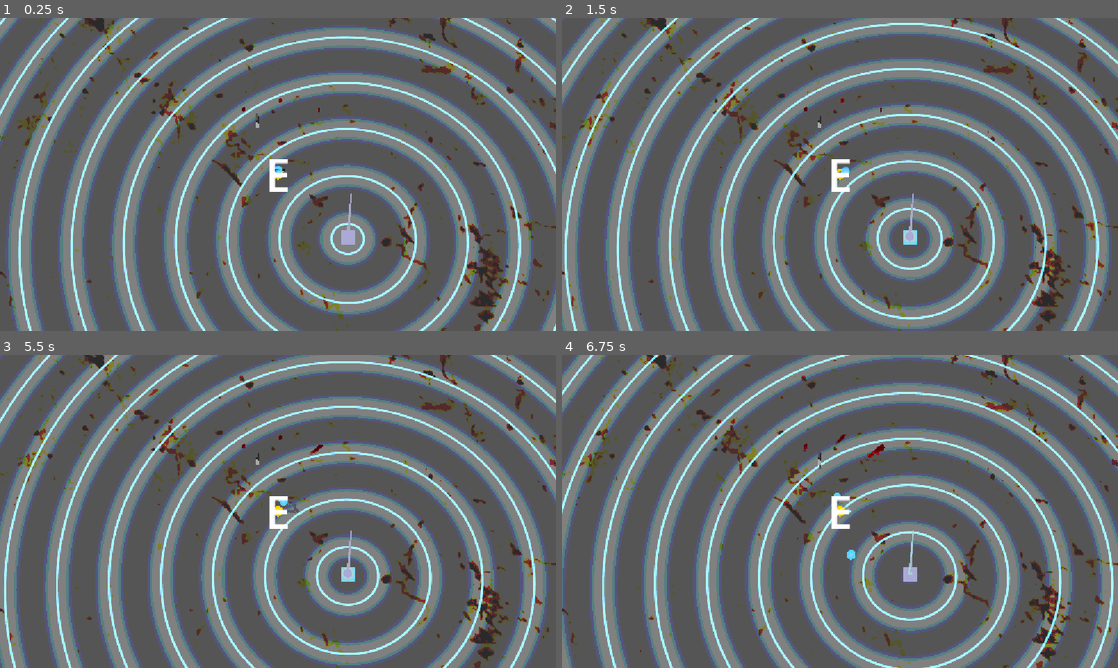
Above: before the commit, frames 1-4 (two rows, left to right).
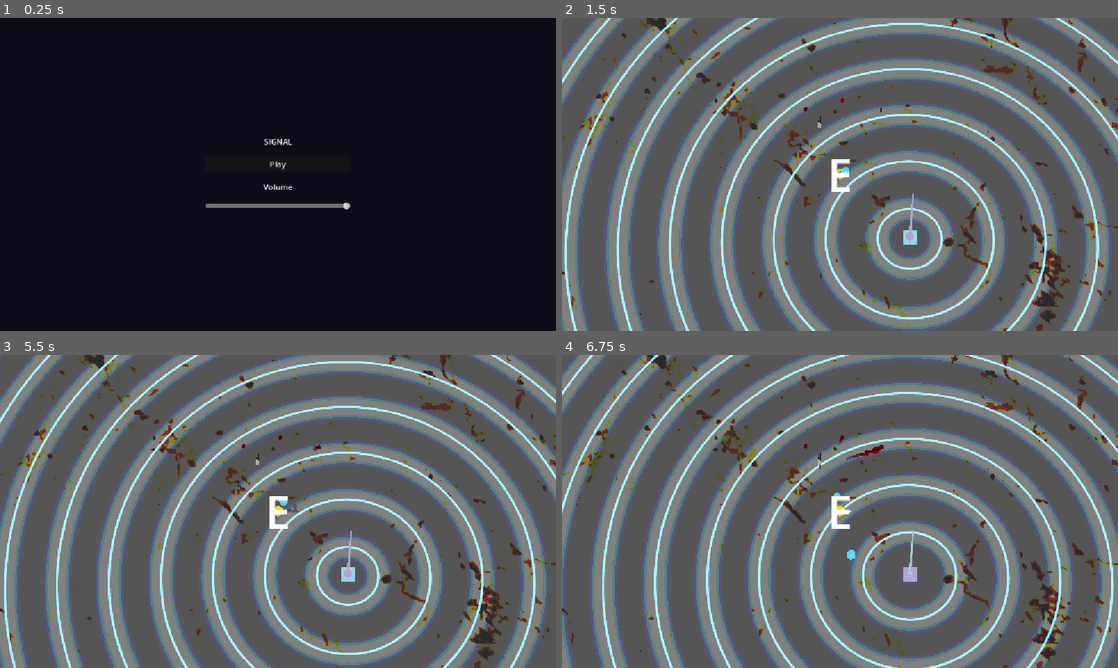
Above: after the commit, the same moments.

Repository: benpm/ldjam59
Game: Godot game, scene res://main_menu.tscn
Same seed, same stepped clock (60 frames per second), same inputs: the game is played once before the commit and once after it. Before the commit the project starts from res://level.tscn. The engine's default icon, where the game draws it, is replaced by a stand-in: a white triangle on a blue panel in a dark square.
Inputs (mouse positions are in pixels of both pictures, inside the frame that each line leads up to):
- Up to frame 1 (0.25 s): no input
- Up to frame 2 (1.5 s): click (840, 165) at 0.5 s, where only the run after the commit has a clickable "Play"; hold D (move_right) from 1.28 s (still down); hold E (grab) from 1.28 s (still down)
- Up to frame 3 (5.5 s): tap Space (jump) at 1.52, 2.27, 3.77, 4.52, 5.27 s; release D (move_right) at 2.03 s; release E (grab) at 2.03 s; hold S (move_back) 2.03-2.78 s; tap E (grab) at 2.1, 3.6, 5.1 s; hold D (move_right) 2.78-3.53 s; hold E (grab) 2.78-3.53 s; hold W (move_forward) 3.53-4.28 s; hold E (grab) 4.28-5.03 s; hold A (move_left) from 4.28 s (still down)
- Up to frame 4 (6.75 s): release A (move_left) at 5.78 s; hold S (move_back) 5.78-6.53 s; hold E (grab) 5.78-6.53 s; hold D (move_right) from 6.53 s (still down); tap E (grab) at 6.6 s

The runs differ from the first frame. In frame 1, 100% of the frame differs, in the area x 0-100%, y 0-100%; in frame 2, less than 0.1%; in frame 3, less than 0.1%; in frame 4, 0.1%.

Commit message:
Add main menu scene with play button and volume slider
Sets main_menu.tscn as the project's main scene. Play button loads
level.tscn, volume slider controls the Master audio bus.

Co-Authored-By: Claude Opus 4.6 <noreply@anthropic.com>

Diff:
--- /dev/null
+++ b/main_menu.gd
@@ -0,0 +1,22 @@
+extends Control
+
+
+@onready var _play_button: Button = %PlayButton
+@onready var _volume_slider: HSlider = %VolumeSlider
+
+
+func _ready() -> void:
+	_play_button.pressed.connect(_on_play_pressed)
+	_volume_slider.value_changed.connect(_on_volume_changed)
+	# Initialize slider to current master bus volume
+	var master_idx: int = AudioServer.get_bus_index("Master")
+	_volume_slider.value = db_to_linear(AudioServer.get_bus_volume_db(master_idx))
+
+
+func _on_play_pressed() -> void:
+	get_tree().change_scene_to_file("res://level.tscn")
+
+
+func _on_volume_changed(value: float) -> void:
+	var master_idx: int = AudioServer.get_bus_index("Master")
+	AudioServer.set_bus_volume_db(master_idx, linear_to_db(value))
--- /dev/null
+++ b/main_menu.tscn
@@ -0,0 +1,60 @@
+[gd_scene format=3]
+
+[ext_resource type="Script" path="res://main_menu.gd" id="1_menu"]
+
+[node name="MainMenu" type="Control"]
+layout_mode = 3
+anchors_preset = 15
+anchor_right = 1.0
+anchor_bottom = 1.0
+grow_horizontal = 2
+grow_vertical = 2
+script = ExtResource("1_menu")
+
+[node name="ColorRect" type="ColorRect" parent="."]
+layout_mode = 1
+anchors_preset = 15
+anchor_right = 1.0
+anchor_bottom = 1.0
+grow_horizontal = 2
+grow_vertical = 2
+color = Color(0.05, 0.05, 0.1, 1)
+
+[node name="VBoxContainer" type="VBoxContainer" parent="."]
+layout_mode = 1
+anchors_preset = 8
+anchor_left = 0.5
+anchor_top = 0.5
+anchor_right = 0.5
+anchor_bottom = 0.5
+offset_left = -150.0
+offset_top = -80.0
+offset_right = 150.0
+offset_bottom = 80.0
+grow_horizontal = 2
+grow_vertical = 2
+theme_override_constants/separation = 20
+
+[node name="Title" type="Label" parent="VBoxContainer"]
+layout_mode = 2
+text = "SIGNAL"
+horizontal_alignment = 1
+vertical_alignment = 1
+
+[node name="PlayButton" type="Button" parent="VBoxContainer"]
+unique_name_in_owner = true
+layout_mode = 2
+text = "Play"
+
+[node name="VolumeLabel" type="Label" parent="VBoxContainer"]
+layout_mode = 2
+text = "Volume"
+horizontal_alignment = 1
+
+[node name="VolumeSlider" type="HSlider" parent="VBoxContainer"]
+unique_name_in_owner = true
+layout_mode = 2
+min_value = 0.0
+max_value = 1.0
+step = 0.01
+value = 1.0
--- a/project.godot
+++ b/project.godot
@@ -11,7 +11,7 @@
 [application]
 
 config/name="ldjam59"
-run/main_scene="uid://uh5m17lb4xqr"
+run/main_scene="res://main_menu.tscn"
 config/features=PackedStringArray("4.6", "Mobile")
 config/icon="res://icon.svg"
 
Not shown, changed: TODO.md
